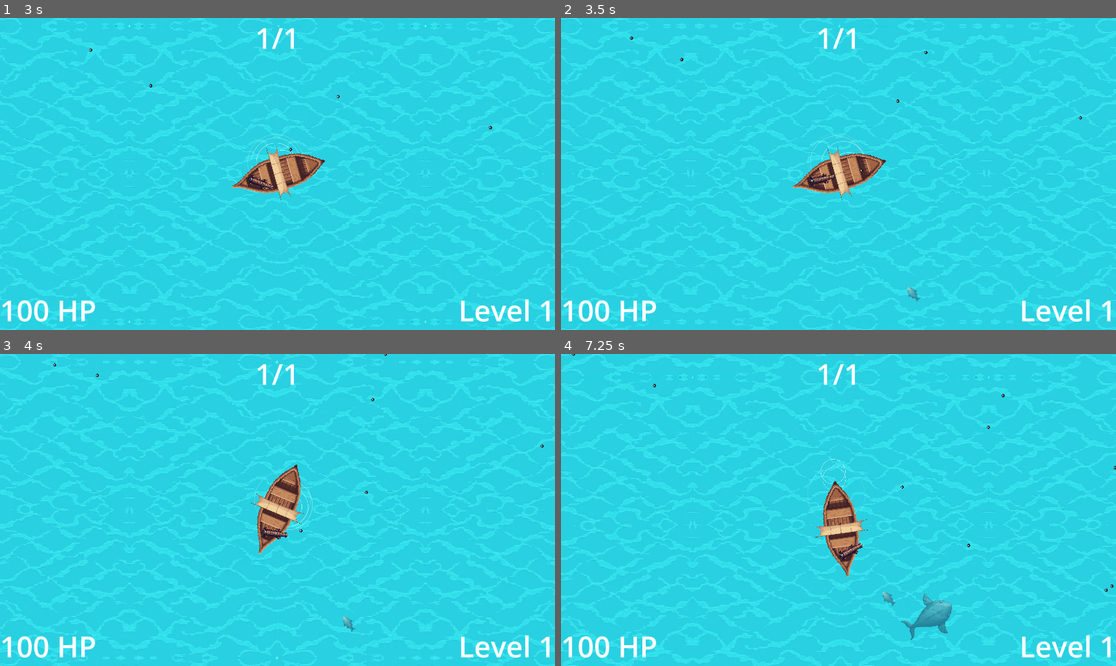
Above: before the commit, frames 1-4 (two rows, left to right).
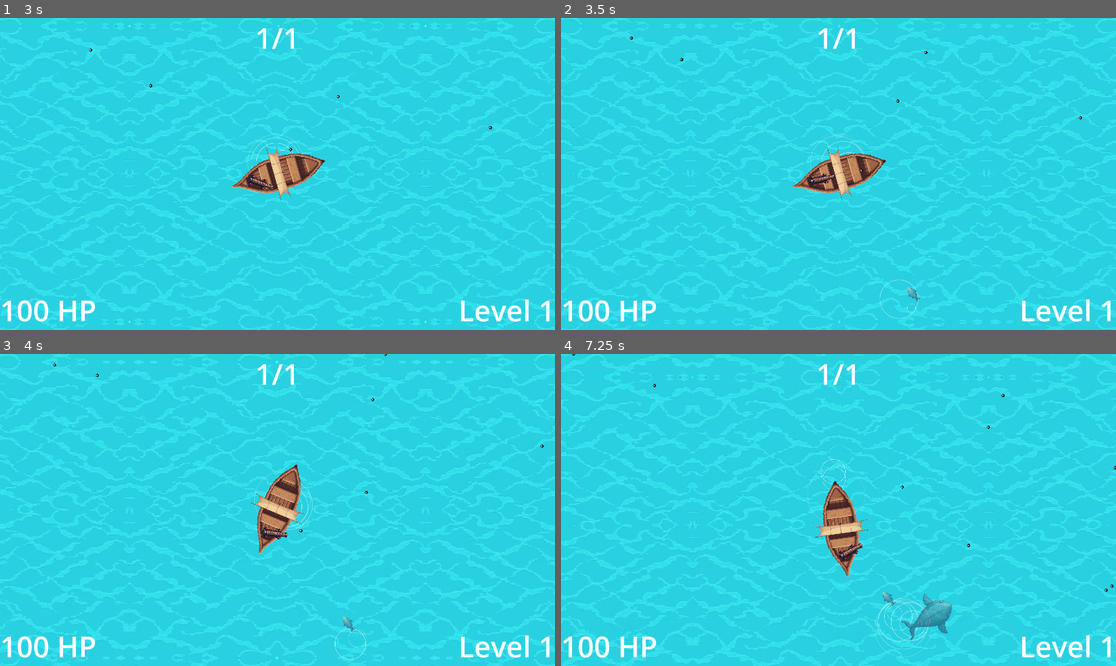
Above: after the commit, the same moments.

Repository: HephaistosForge/OceanDreamer
Game: Godot game, scene res://levels/main.tscn
The game is run twice, just before and just after one commit, with the same random seed, the same clock (stepped at 60 frames per second) and the same inputs. The engine's default icon, where the game draws it, is replaced by a stand-in: a white triangle on a blue panel in a dark square.
Inputs (mouse positions are in pixels of both pictures, inside the frame that each line leads up to):
- Up to frame 1 (3 s): move the mouse to (399, 158) at 0.52 s; hold D (turn_right) 0.53-1.25 s; hold Space (shoot) 0.53-1.25 s; click (399, 158) at 0.67 s; drag from (166, 189) to (216, 124) at 1.27 s; move the mouse to (333, 105) at 2.02 s; hold D (turn_right) 2.03-2.75 s; hold Space (shoot) 2.03-2.75 s; drag from (249, 236) to (471, 133) at 2.77 s
- Up to frame 2 (3.5 s): no input
- Up to frame 3 (4 s): move the mouse to (444, 556) at 3.52 s; hold A (turn_left) from 3.53 s (still down); hold Space (shoot) from 3.53 s (still down)
- Up to frame 4 (7.25 s): release A (turn_left) at 4.25 s; release Space (shoot) at 4.25 s; drag from (672, 463) to (649, 366) at 4.27 s; move the mouse to (866, 510) at 5.02 s; hold S (backward) 5.03-5.75 s; hold Space (shoot) 5.03-5.75 s; click (866, 510) at 5.17 s; drag from (755, 432) to (1027, 569) at 5.77 s; move the mouse to (960, 494) at 6.52 s; hold W (forward) from 6.53 s (still down); hold Space (shoot) from 6.53 s (still down)

Frame 1 is identical in both runs. In frame 2, less than 0.1% of the frame differs, in the area x 57-65%, y 83-97%; in frame 3, less than 0.1%; in frame 4, 0.3%, in the area x 56-67%, y 78-98%.

Commit message:
Move ripple effect to entity

Diff:
--- a/entities/entity.gd
+++ b/entities/entity.gd
@@ -1,6 +1,8 @@
 extends CharacterBody2D
 
 class_name Entity
+
+const RIPPLE_SCENE = preload("res://effects/RippleEffect.tscn")
 
 signal death
 
@@ -10,9 +12,20 @@
 @onready var hp = max_hp : set = set_hp
 
 var modulate_tween = null
+var ripple_effect: CPUParticles2D = null
+
 
 func _ready():
 	death.connect(despawn_with_animation)
+
+	var ripple = RIPPLE_SCENE.instantiate()
+	self.add_child(ripple)
+	ripple_effect = ripple.get_child(0)
+
+
+func _process(delta: float) -> void:
+	ripple_effect.lifetime = 2 * exp(-velocity.length() / 1000)
+
 
 func set_hp(new_hp):
 	var delta = int(clamp(new_hp, 0, max_hp) - hp)
--- a/entities/ship/ship.gd
+++ b/entities/ship/ship.gd
@@ -1,24 +1,11 @@
 extends Entity
-
-const RIPPLE_SCENE = preload("res://effects/RippleEffect.tscn")
 
 @export var max_speed: int = 1000
 @export var speed_multiplier: int = 2000
-@export var ripple: PackedScene = null
-
-var riple_effect: CPUParticles2D = null
 
 
 func _ready():
 	super()
-
-	var ripple = RIPPLE_SCENE.instantiate()
-	self.add_child(ripple)
-	riple_effect = ripple.get_child(0)
-
-
-func _process(delta: float) -> void:
-	riple_effect.lifetime = 2 * exp(-velocity.length() / 1000)
 
 
 func _physics_process(delta: float) -> void:
